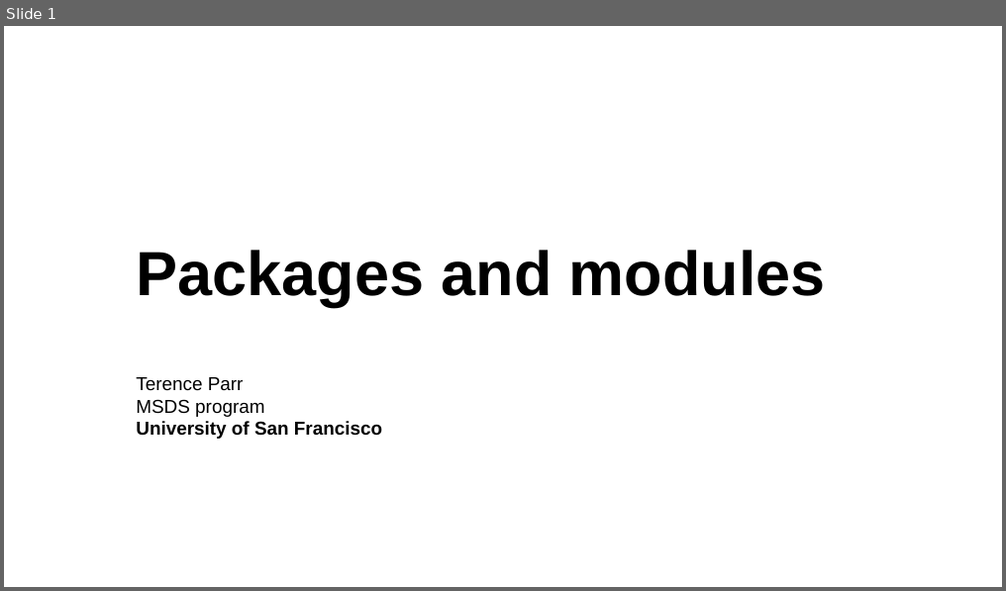
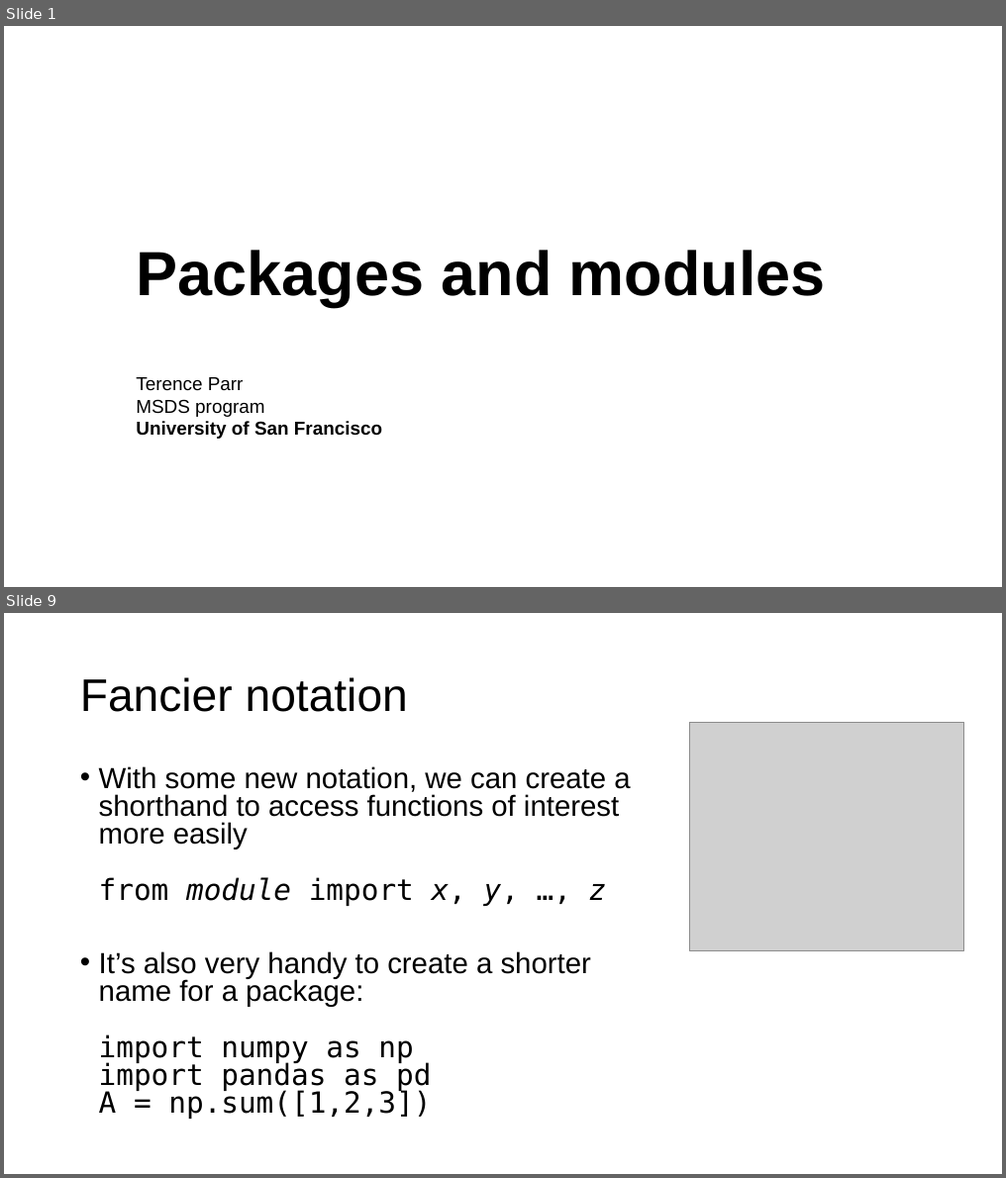
Before and after one commit to parrt/msds501, a slide deck: slides/packages.pptx. Shown one above the other, each under a label of ours: slide 1 before the commit, slides 1 and 9 after it; the slides between them are not shown. The pictures are 1006x591 and 1006x1178 pixels, drawn with LibreOffice and Linux fonts; fonts in the diff are those of the drawing; grey boxes stand for pictures; background and template pictures are left out. Boxes give left, top, right and bottom in pixels: in the first picture for what was removed or moved away, otherwise in the second. Text is boxed around its words. In the diff, an @@ line names an element or a change of style, - is before the commit and + after.

```diff
--- a/slides/packages.pptx
+++ b/slides/packages.pptx
@@ slide 9 added at [4, 613, 1002, 1174], background #FFFFFF @@
@@ title added at [80, 677, 408, 712], 44 pt, text #000000 @@
+Fancier notation
@@ picture added at [690, 722, 964, 952] @@
@@ text added at [99, 766, 630, 1119], 28 pt, text #000000 @@
+• With some new notation, we can create a shorthand to access functions of interest more easily
+  from module import x, y, …, z
+• It’s also very handy to create a shorter name for a package:
+  import numpy as np
+  import pandas as pd
+  A = np.sum([1,2,3])
```
Also in this commit, not shown: 1 slide changed, 6 other slides added, 1 slide removed, 2 other files.
